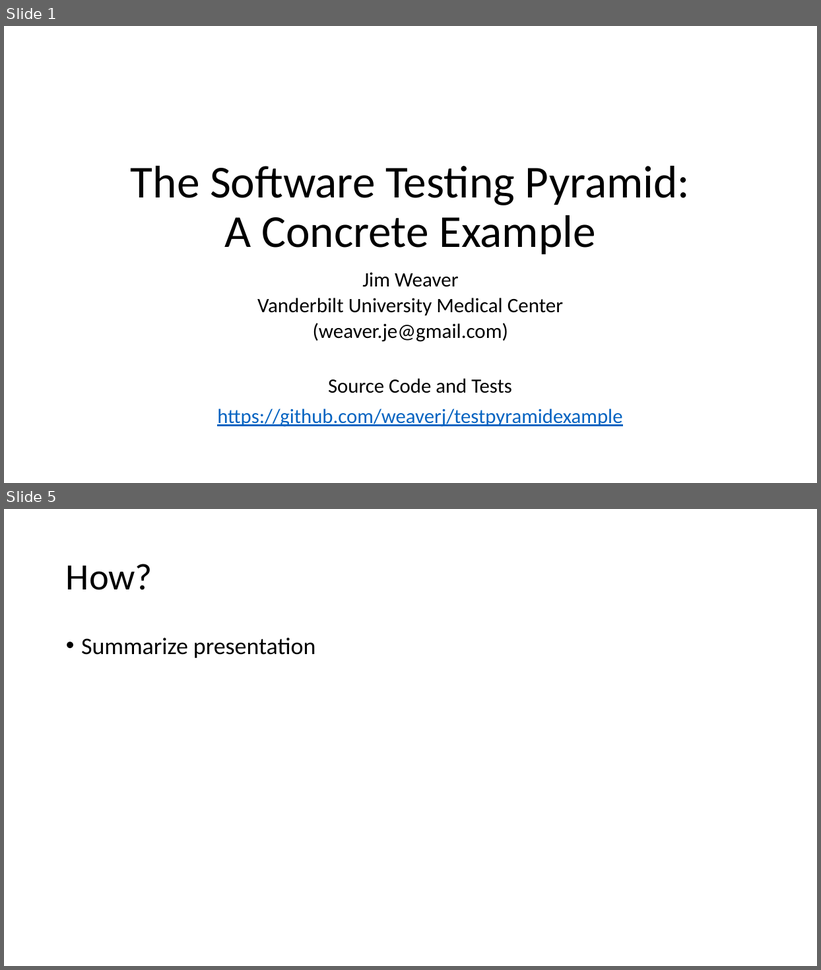
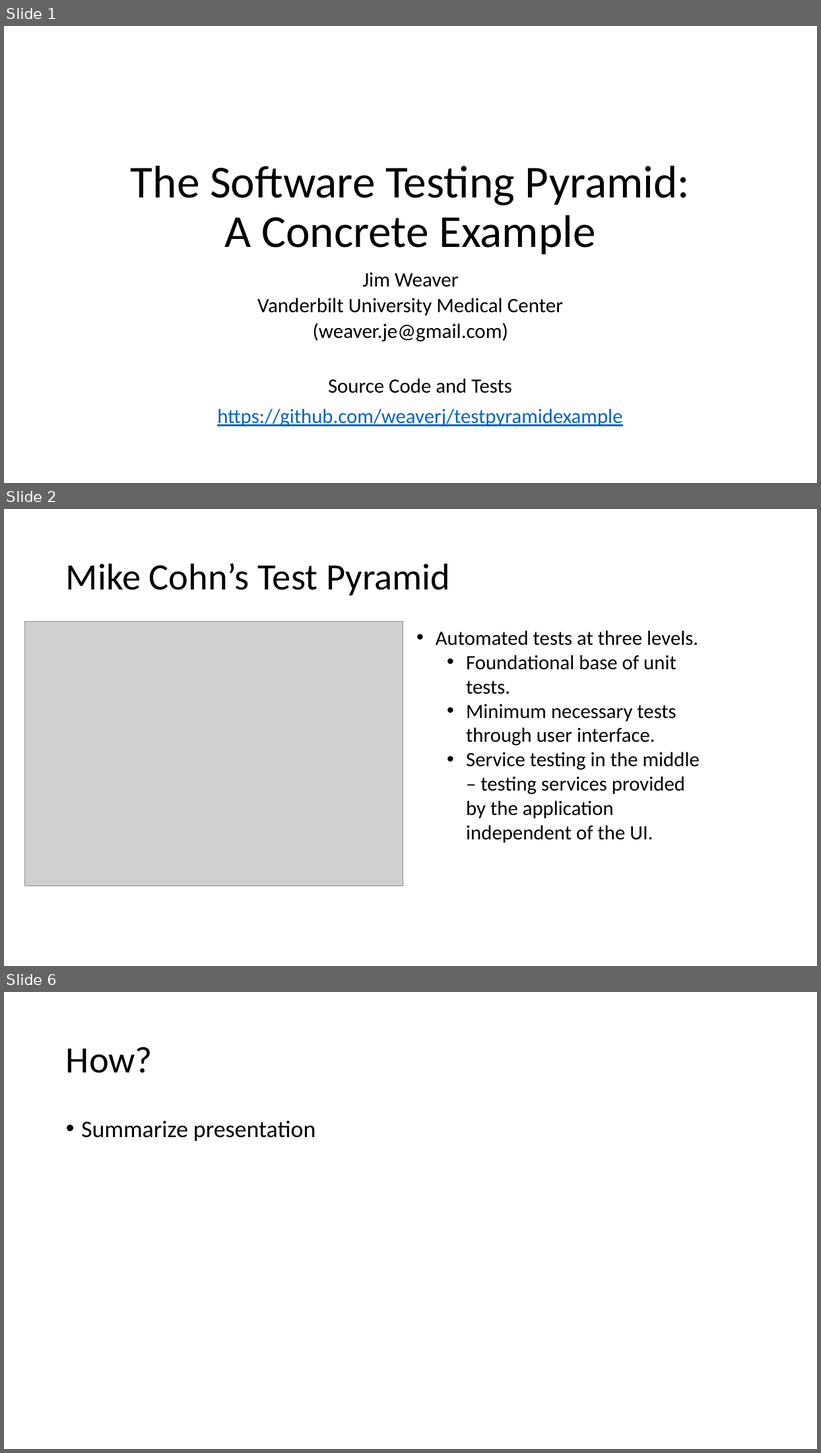
Before and after one commit to weaverj/testpyramidexample, a slide deck: Test Pyramid Presentation.pptx. Shown one above the other, each under a label of ours: slides 1 and 5 before the commit, slides 1, 2 and 6 after it; the slides between them are not shown. The pictures are 821x970 and 821x1453 pixels, drawn with LibreOffice and Linux fonts; fonts in the diff are those of the drawing; grey boxes stand for pictures; background and template pictures are left out. Boxes give left, top, right and bottom in pixels: in the first picture for what was removed or moved away, otherwise in the second. Text is boxed around its words. In the diff, an @@ line names an element or a change of style, - is before the commit and + after.

Commit message:
work on slides

```diff
--- a/Test Pyramid Presentation.pptx
+++ b/Test Pyramid Presentation.pptx
@@ slide 2 added at <box>4,509,817,966</box>, background #FFFFFF @@
@@ title added at <box>66,563,450,595</box>, 44 pt, text #000000 @@
+Mike Cohn’s Test Pyramid
@@ picture added at <box>24,622,403,887</box> @@
@@ text added at <box>436,630,700,843</box>, 24 pt, text #000000 @@
+• Automated tests at three levels.
+  • Foundational base of unit tests.
+  • Minimum necessary tests through user interface.
+  • Service testing in the middle – testing services provided by the application independent of the UI.
@@ what was slide 5 is now slide 6 @@
```
Also in this commit, not shown: 1 slide changed, 2 other slides added, 2 slides removed.
